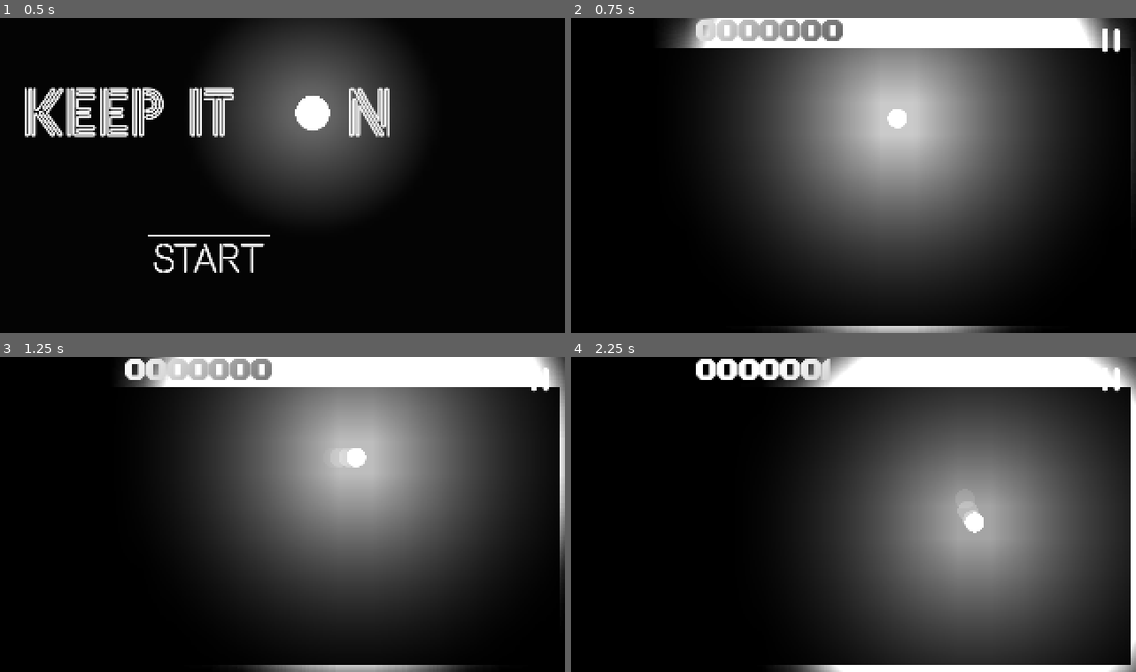
Above: before the commit, frames 1-4 (two rows, left to right).
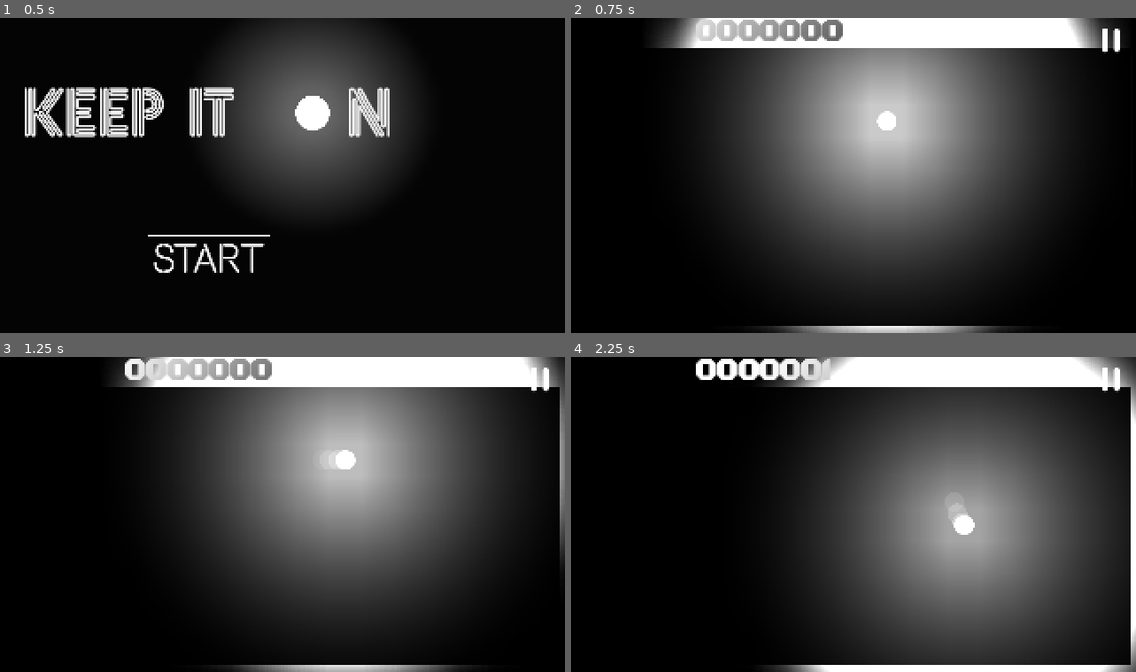
Above: after the commit, the same moments.

Repository: ShaarDW/Keep-It-On
Game: Godot game, scene res://escenas/main_menu.tscn
Same seed, same stepped clock (60 frames per second), same inputs: the game is played once before the commit and once after it.
Inputs (mouse positions are in pixels of both pictures, inside the frame that each line leads up to):
- Up to frame 1 (0.5 s): no input
- Up to frame 2 (0.75 s): tap Enter at 0.5 s; move the mouse to (938, 159) at 0.52 s; hold Right from 0.53 s (still down); click (938, 159) at 0.67 s
- Up to frame 3 (1.25 s): keep holding Right
- Up to frame 4 (2.25 s): move the mouse to (638, 530) at 1.27 s; release Right at 1.28 s; hold Down 1.28-2.03 s; move the mouse to (853, 445) at 2.02 s; hold Right from 2.03 s (still down)

Frame 1 is identical in both runs. In frame 2, 2.2% of the frame differs, in the area x 15-100%, y 0-100%; in frame 3, 2.1%; in frame 4, 1.9%.

Commit message:
correccion de errores minimos

Diff:
--- a/escenas/game_over.tscn
+++ b/escenas/game_over.tscn
@@ -52,7 +52,7 @@
 scale = Vector2(0.99488455, 1)
 
 [node name="CollisionShape2D" type="CollisionShape2D" parent="Area2D" unique_id=189924181]
-position = Vector2(-5, -1)
+position = Vector2(-5, -3)
 shape = SubResource("RectangleShape2D_8d5yl")
 
 [node name="Label" type="Label" parent="Area2D" unique_id=1771129498]
--- a/escenas/main.tscn
+++ b/escenas/main.tscn
@@ -65,6 +65,7 @@
 layer = 10
 
 [node name="InvertRect" type="ColorRect" parent="CanvasLayer" unique_id=1274786489]
+visible = false
 material = SubResource("ShaderMaterial_a8p2b")
 offset_left = -26.0
 offset_top = -23.0
@@ -219,7 +220,7 @@
 script = ExtResource("15_r01y2")
 
 [node name="Player" parent="." unique_id=1723820279 instance=ExtResource("1_d7u15")]
-position = Vector2(1070, 229)
+position = Vector2(1046, 235)
 
 [node name="Walls" type="Node2D" parent="." unique_id=784425928]
 
